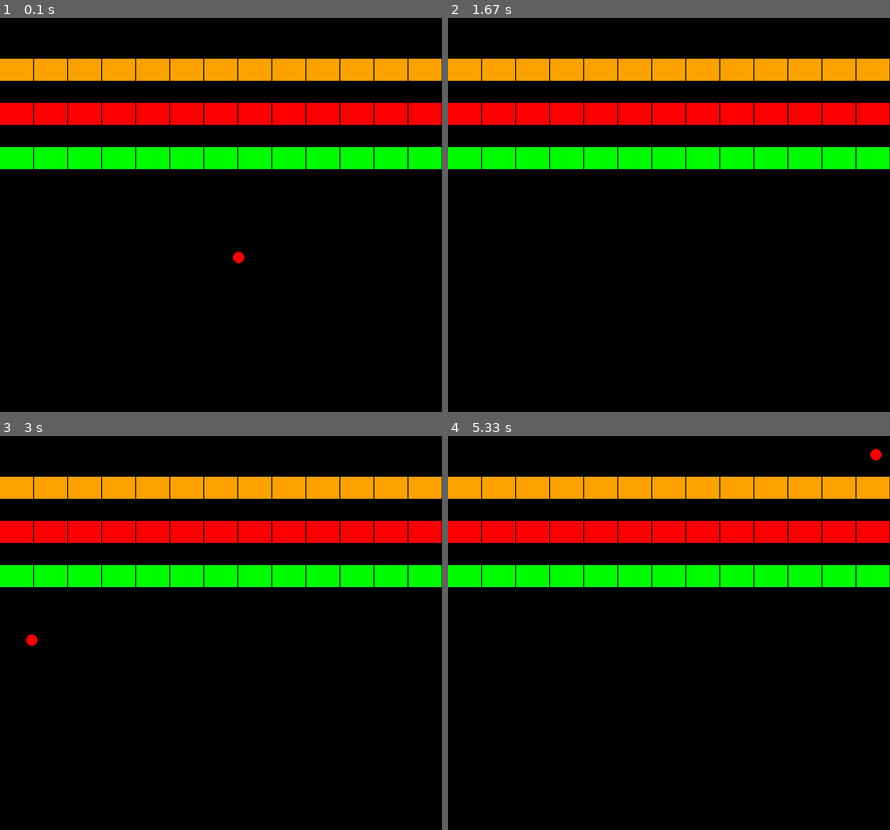
Above: before the commit, frames 1-4 (two rows, left to right).
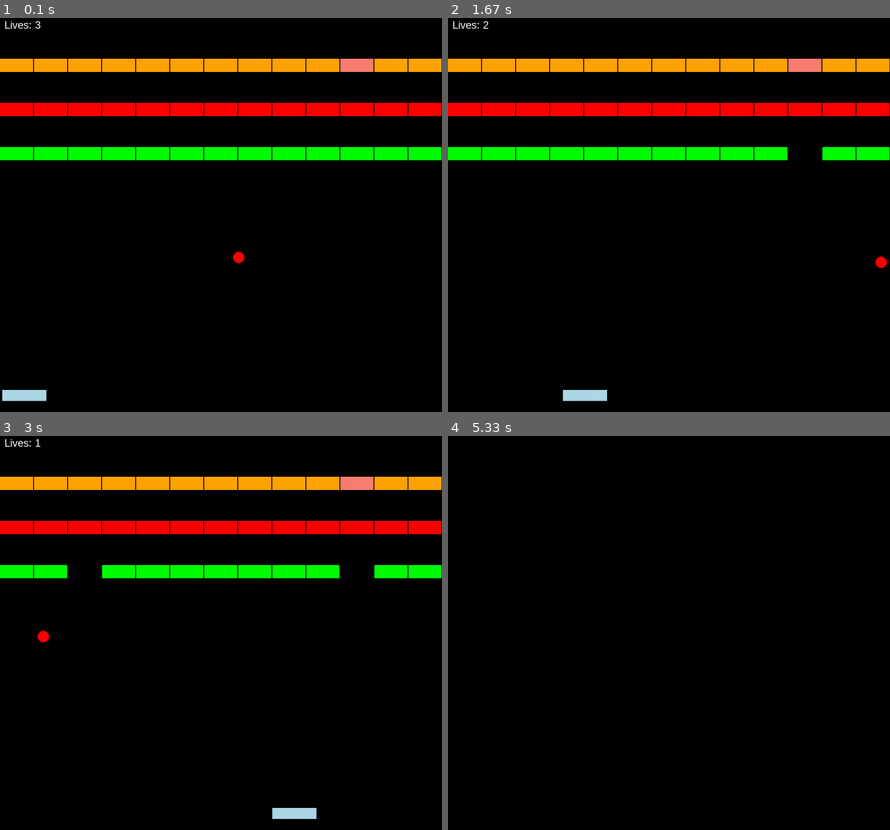
Above: after the commit, the same moments.

Repository: ultra-as/breakout21
Game: pygame game, started from breakout.py
Two runs of this game, one before a commit and one after it. Both use one fixed random seed, a clock stepped at 60 frames per second and the inputs below.
Inputs (mouse positions are in pixels of both pictures, inside the frame that each line leads up to):
- Up to frame 1 (0.1 s): no input
- Up to frame 2 (1.67 s): hold Right 0.33-0.8 s; move the mouse to (651, 230) at 0.37 s; hold Up 0.88-1.18 s; move the mouse to (810, 203) at 0.92 s; hold Right from 1.22 s (still down); move the mouse to (562, 215) at 1.25 s
- Up to frame 3 (3 s): release Right at 1.68 s; hold Left 1.72-2.25 s; move the mouse to (83, 569) at 1.75 s; hold Down 2.28-2.58 s; move the mouse to (287, 491) at 2.32 s; hold Left from 2.62 s (still down); move the mouse to (274, 664) at 2.65 s
- Up to frame 4 (5.33 s): release Left at 3.02 s; hold Up 3.05-3.42 s; move the mouse to (677, 499) at 3.08 s; hold Right 3.45-4.08 s; move the mouse to (509, 621) at 3.48 s; hold Down 4.12-4.48 s; move the mouse to (673, 672) at 4.15 s; hold Left 4.52-4.98 s; move the mouse to (655, 566) at 4.55 s

The runs differ from the first frame. In frame 1, 7.2% of the frame differs, in the area x 0-100%, y 0-98%; in frame 2, 7.6%; in frame 3, 7.9%; in frame 4, 17%, in the area x 0-100%, y 3-39%.

Commit message:
Update breakout.py

Diff:
--- a/breakout.py
+++ b/breakout.py
@@ -13,14 +13,24 @@
         self.colour = colour # encapsulation
         self.ySpeed = 10
         self.xSpeed = 8
+        self.acc = 1
+
 
     #methods - functions#
     def move(self):
-        self.xPos += self.xSpeed
-        self.yPos += self.ySpeed
+        global lives
+        if(self.acc > 1.5):
+            self.acc = 1.5
+
+        self.xPos += (self.xSpeed*self.acc)
+        self.yPos += (self.ySpeed*self.acc)
         if(self.yPos > 900):
             self.ySpeed *= -1
-            self.yPos = 900
+            self.yPos = 700
+            self.xPos = 500
+            lives -= 1
+            self.acc = 1
+
         elif(self.yPos < 0):
             self.ySpeed *= -1
             self.yPos = 0
@@ -38,27 +48,60 @@
         self.yPos = y
         self.colour = colour
         self.width = 75
-        self.height = 50
+        self.height = 30
+        self.active = True
 
     def draw(self):
-        drawRect(self.xPos,self.yPos,self.width,self.height,self.colour)
+        if(self.active):
+            drawRect(self.xPos,self.yPos,self.width,self.height,self.colour)
 
 
-    def hit(self,ball):
-        if(self.xPos <= ball.xPos <= self.xPos + self.width):
-            if(self.yPos <= ball.yPos <= self.xPos + self.height):
-                return True
+    def hit(self,balls):
+        for ball in balls:
+            if(self.xPos <= ball.xPos <= self.xPos + self.width):
+                if(self.yPos <= ball.yPos <= self.yPos + self.height):
+                    ball.ySpeed *= -1
+                    ball.acc += 0.1
+                    return True
 
-        return False
+
 
     def update(self,ball):
+        global totalBricks
         self.draw()
-        print(self.detectHit(ball))
+
+        if(self.active and self.hit(ball)):
+            self.active = False
+            totalBricks -= 1
 
 
 
 
+class Bat(Brick): #inherits brick class - called inheritance, bat is subclass of brick
+    def __init__(self,x,y,colour):
+        super().__init__(x,y,colour)
+        self.width = 100
+        self.height = 25
 
+    def update(self,balls): # overriding the previous
+        self.draw()
+        self.hit(balls)
+        self.xPos = mouseX()
+        """
+        if(keyPressed("right") and self.xPos < 900):
+            self.xPos += 10
+        if(keyPressed("left") and self.xPos > 0):
+            self.xPos -= 10
+        """
+
+class MultiBrick(Brick):
+    def update(self,balls):
+        global totalBricks
+        self.draw()
+        if(self.active and self.hit(balls)):
+           self.active = False
+           totalBricks -= 1
+           balls.append(Ball(self.xPos,self.yPos,"blue"))
 
 
 balls = []
@@ -69,16 +112,35 @@
     bricks.append(Brick(x,200,"red"))
     bricks.append(Brick(x,300,"green"))
 
+randomPos = random.randint(0,len(bricks))
+removedbrick = bricks.pop(randomPos)
+bricks.insert(randomPos,MultiBrick(removedbrick.xPos,removedbrick.yPos,"salmon"))
 
-while(True):
+totalBricks = len(bricks)
+
+bat = Bat(500,850,"lightblue") # an instance of the bat - instantiation
+lives = 3
+
+livesLabel = makeLabel("Lives: "+str(lives),24,10,10,"white")
+gOLabel = makeLabel("Game Over!",50,380,450,"red")
+showLabel(livesLabel)
+
+running = True
+
+while(running):
+    if(lives <= 0 or totalBricks <= 0):
+        showLabel(gOLabel)
+        running = False
+    bat.update(balls)
     for b in balls:
         b.move()
     for brick in bricks:
-        brick.draw()
+        brick.update(balls)
 
 
     tick(60)
     updateDisplay()
     clearShapes()
+    changeLabel(livesLabel,"Lives: " + str(lives))
 
 endWait()
